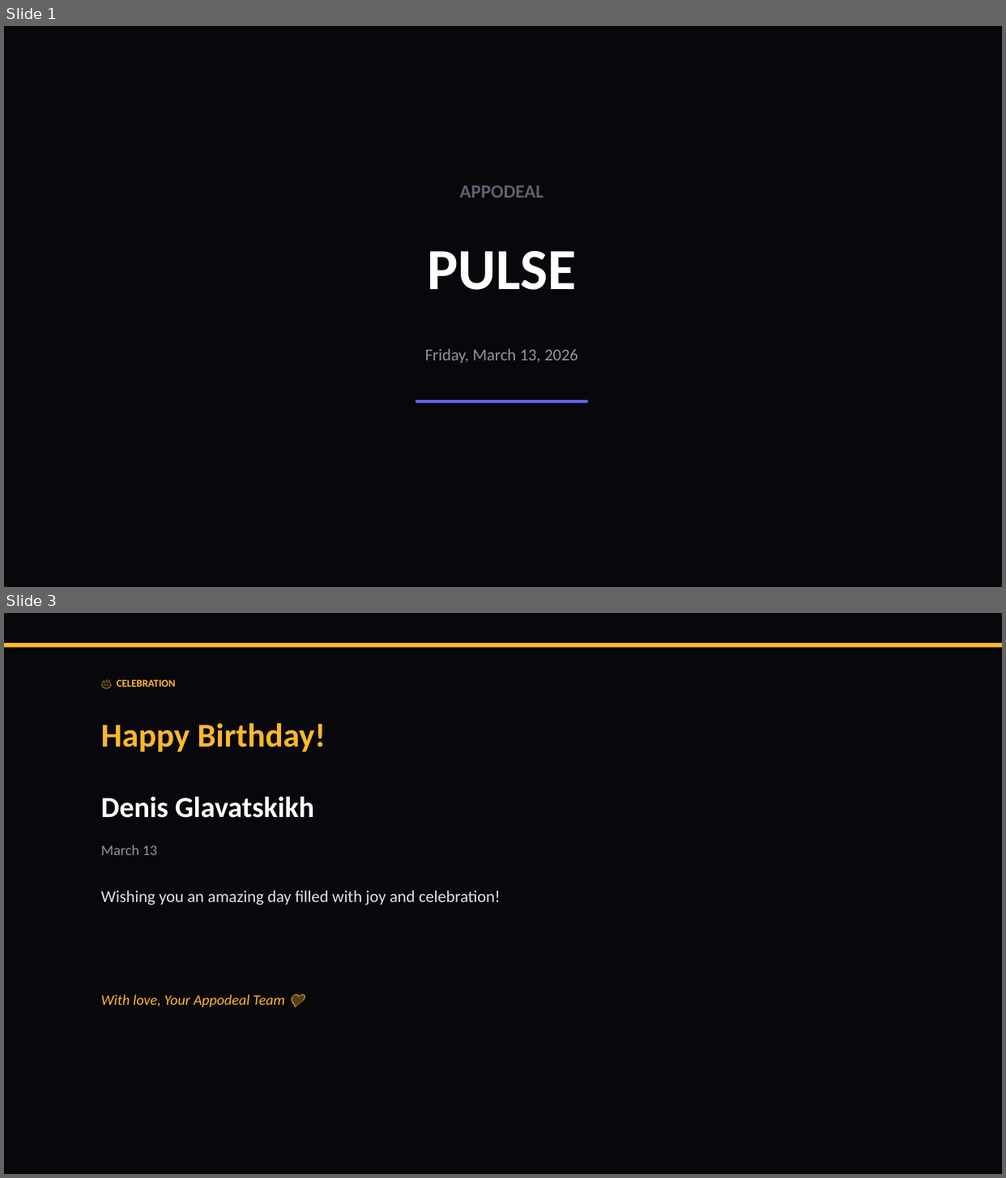
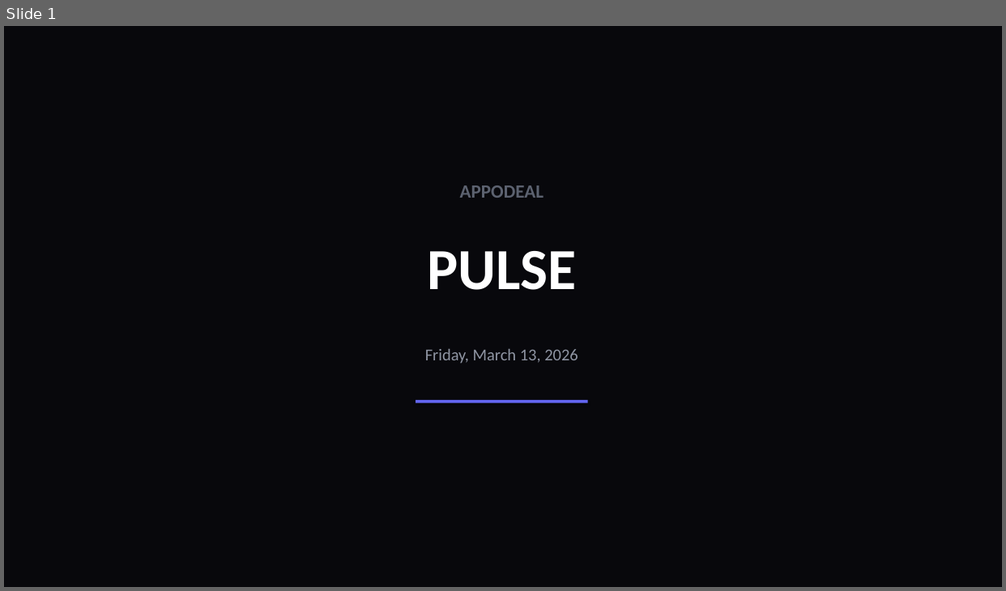
Before and after one commit to liliyagarifullina-maker/appodeal-pulse, a slide deck: data/archive/pulse_2026-03-13.pptx. Shown one above the other, each under a label of ours: slides 1 and 3 before the commit, slide 1 after it; the slides between them are not shown. The pictures are 1006x1178 and 1006x591 pixels, drawn with LibreOffice and Linux fonts; fonts in the diff are those of the drawing. Boxes give left, top, right and bottom in pixels: in the first picture for what was removed or moved away, otherwise in the second. Text is boxed around its words. In the diff, an @@ line names an element or a change of style, - is before the commit and + after.

```diff
--- a/data/archive/pulse_2026-03-13.pptx
+++ b/data/archive/pulse_2026-03-13.pptx
@@ slide 3 removed at (4, 613, 1002, 1174), background #08080C @@
@@ rectangle removed at (4, 643, 1002, 648) @@
@@ text removed at (117, 679, 176, 687) @@
-🎂 CELEBRATION
@@ text removed at (101, 723, 326, 752) @@
-Happy Birthday!
@@ text removed at (101, 796, 314, 818) @@
-Denis Glavatskikh
@@ text removed at (101, 845, 157, 855) @@
-March 13
@@ text removed at (101, 890, 500, 905) @@
-Wishing you an amazing day filled with joy and celebration!
@@ text removed at (101, 995, 284, 1007) @@
-With love, Your Appodeal Team 💜
```
Also in this commit, not shown: 4 slides changed, 2 slides added, 19 other slides removed, 2 other files.
